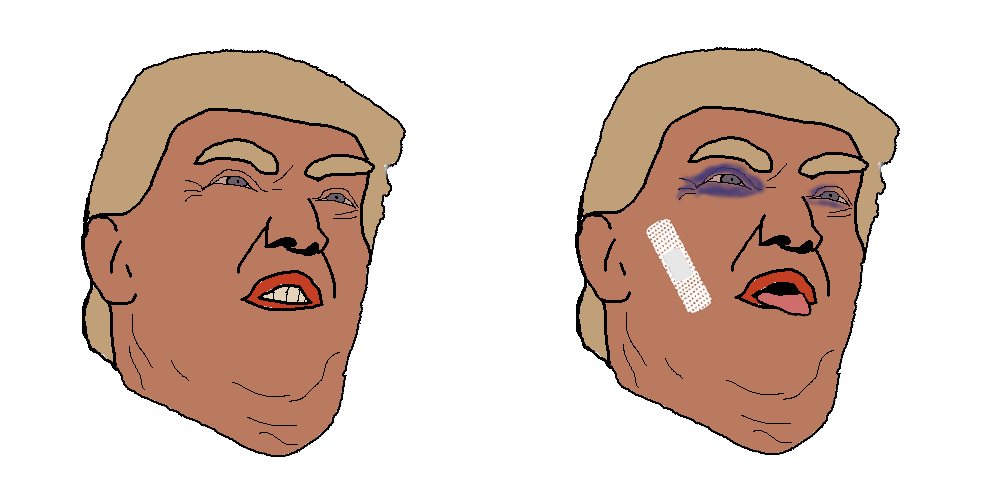
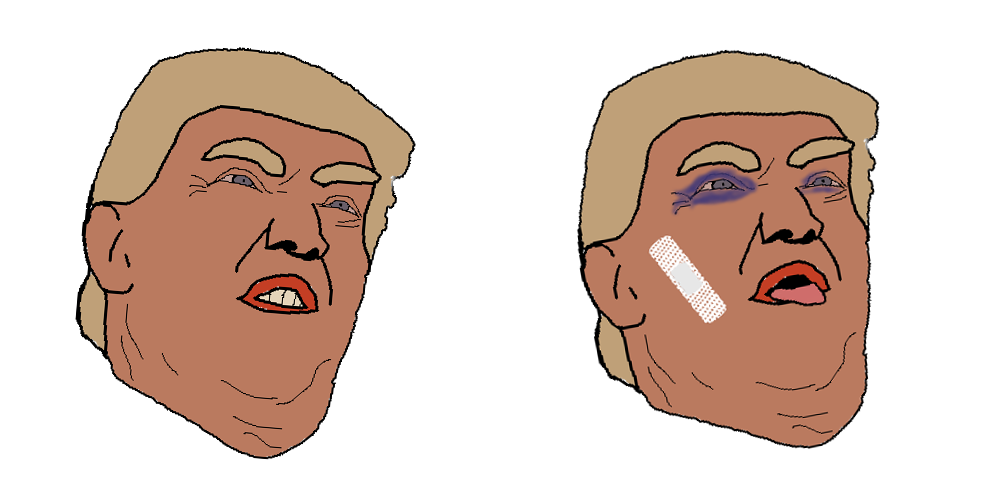
Layer changes from the first 1000x500 image to the second:
painted on "Whack_001" over (x1=75, y1=47, x2=416, y2=460)
painted on "Whack_001_hit" over (x1=575, y1=47, x2=900, y2=455)
